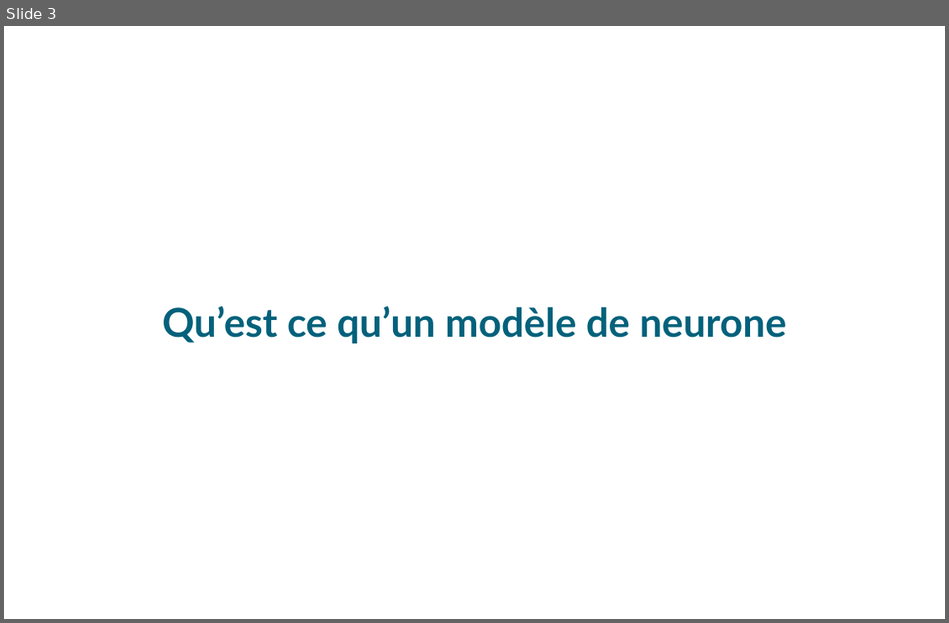
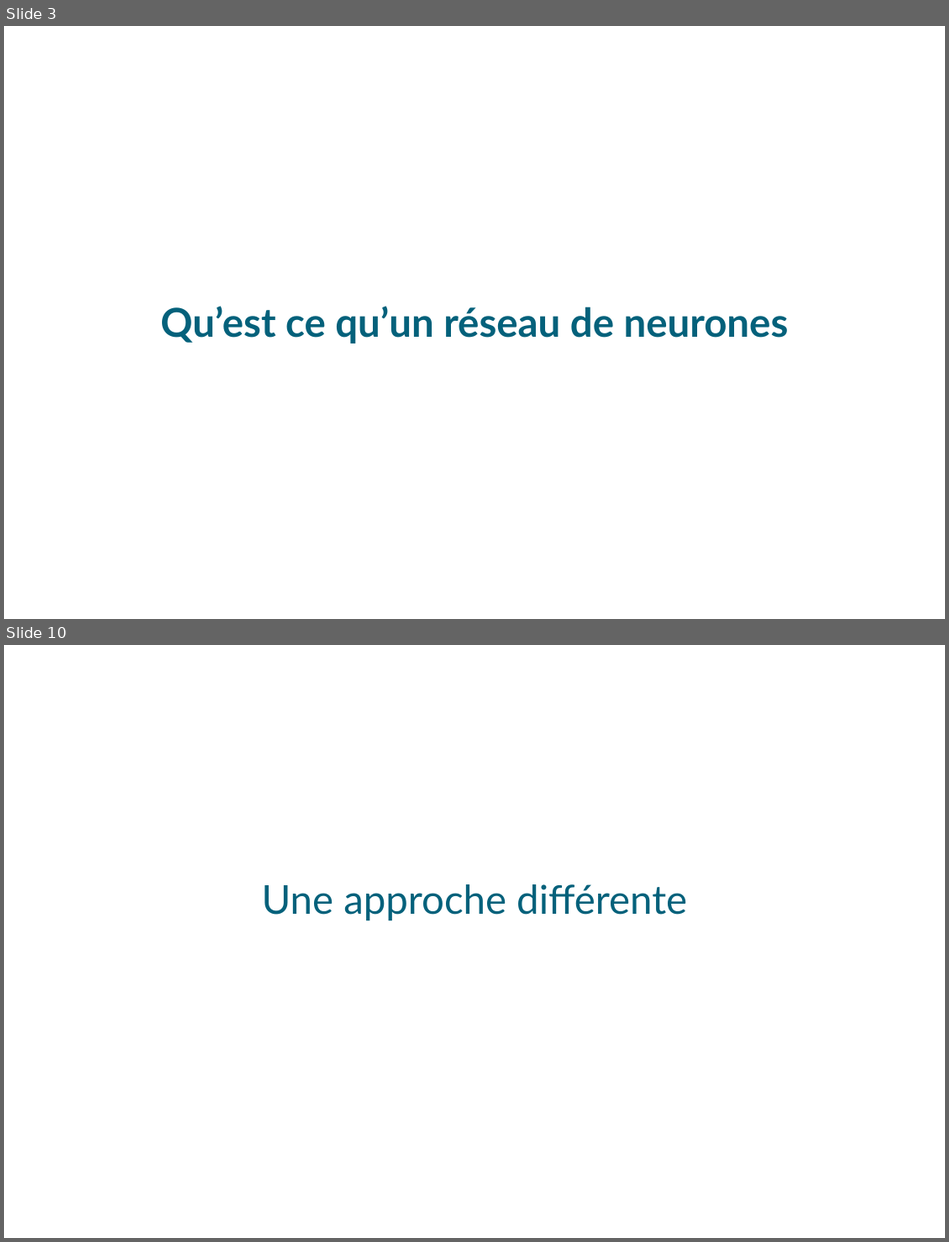
Before and after one commit to sr247/TER1, a slide deck: terSoutenance.odp. Shown one above the other, each under a label of ours: slide 3 before the commit, slides 3 and 10 after it; the slides between them are not shown. The pictures are 949x623 and 949x1242 pixels, drawn with LibreOffice and Linux fonts; fonts in the diff are those of the drawing; background and template pictures are left out. Boxes give left, top, right and bottom in pixels: in the first picture for what was removed or moved away, otherwise in the second. Text is boxed around its words. In the diff, an @@ line names an element or a change of style, - is before the commit and + after.

```diff
--- a/terSoutenance.odp
+++ b/terSoutenance.odp
@@ slide 10 added at box(4, 645, 945, 1238), background picture (left out) @@
@@ subtitle added at box(262, 884, 687, 921), 40 pt, text #04617B @@
+Une approche différente
@@ slide 3 changed as well @@
@@ subtitle at box(160, 306, 789, 344): text changed @@
-Qu’est ce qu’un modèle de neurone
+Qu’est ce qu’un réseau de neurones
```
Also in this commit, not shown: 2 other slides changed, 12 other slides added, 5 slides removed.
